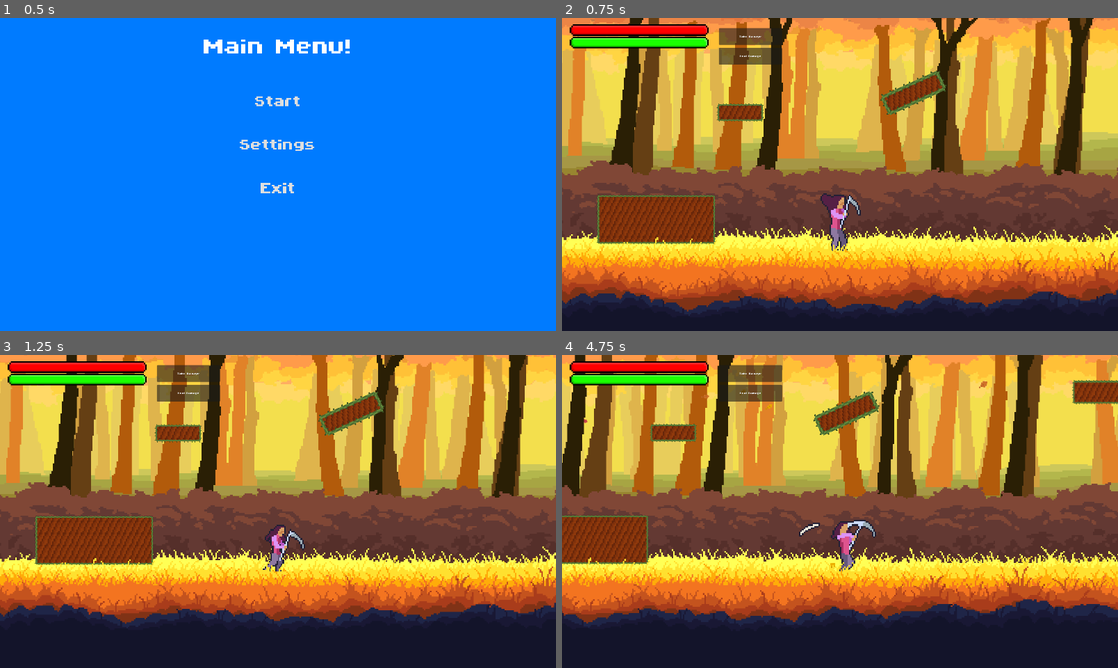
Above: before the commit, frames 1-4 (two rows, left to right).
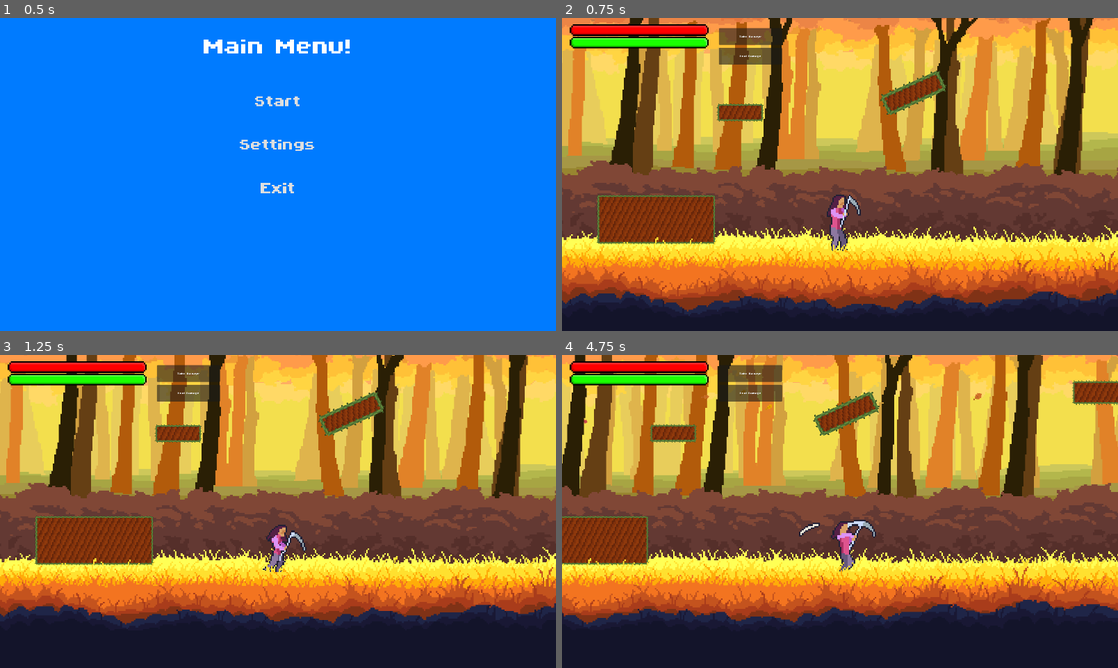
Above: after the commit, the same moments.

Repository: LordRevan36/software_development_platformer
Game: Godot game, scene res://Levels/MainMenu/Menus.tscn
Same seed, same stepped clock (60 frames per second), same inputs: the game is played once before the commit and once after it.
Inputs (mouse positions are in pixels of both pictures, inside the frame that each line leads up to):
- Up to frame 1 (0.5 s): no input
- Up to frame 2 (0.75 s): click "Start" at 0.5 s
- Up to frame 3 (1.25 s): no input
- Up to frame 4 (4.75 s): tap Enter at 1.25 s; move the mouse to (962, 495) at 1.27 s; hold D (Right) 1.28-2 s; tap K (Attack) at 1.35, 2.85, 4.35 s; click (962, 495) at 1.42 s; drag from (728, 527) to (812, 574) at 2.02 s; move the mouse to (895, 442) at 2.77 s; hold D (Right) 2.78-3.5 s; drag from (812, 574) to (673, 464) at 3.52 s; move the mouse to (1006, 558) at 4.27 s; hold A (Left) from 4.28 s (still down)

Frame 1 is identical in both runs. In frame 2, 0.3% of the frame differs, in the area x 1-100%, y 0-81%; in frame 3, 2.8%; in frame 4, 3.2%, in the area x 0-100%, y 0-86%.

Commit message:
Player hitbox update
hexagon to avoid clipping on platform edges

Diff:
--- a/software-development-platformer/Player/player.tscn
+++ b/software-development-platformer/Player/player.tscn
@@ -433,9 +433,8 @@
 "speed": 12.0
 }]
 
-[sub_resource type="CapsuleShape2D" id="CapsuleShape2D_apopc"]
-radius = 19.0
-height = 122.0
+[sub_resource type="ConvexPolygonShape2D" id="ConvexPolygonShape2D_5htga"]
+points = PackedVector2Array(-8, 62, 8, 62, 20, 3, 8, -56, -8, -56, -20, 3)
 
 [sub_resource type="AtlasTexture" id="AtlasTexture_b1ygp"]
 atlas = ExtResource("3_btcbx")
@@ -575,13 +574,13 @@
 
 [node name="PlayerSprite" type="AnimatedSprite2D" parent="." unique_id=1583302059]
 sprite_frames = SubResource("SpriteFrames_sh265")
-animation = &"frontflip"
+animation = &"idle"
 autoplay = "idle"
 
 [node name="PlayerHitbox" type="CollisionShape2D" parent="." unique_id=1628864781]
 position = Vector2(0, 42)
 scale = Vector2(1, 1.1200012)
-shape = SubResource("CapsuleShape2D_apopc")
+shape = SubResource("ConvexPolygonShape2D_5htga")
 
 [node name="Slash" type="AnimatedSprite2D" parent="." unique_id=1497850521]
 visible = false
Not shown: 1 places in software-development-platformer/Player/player.tscn that only renumber resources
